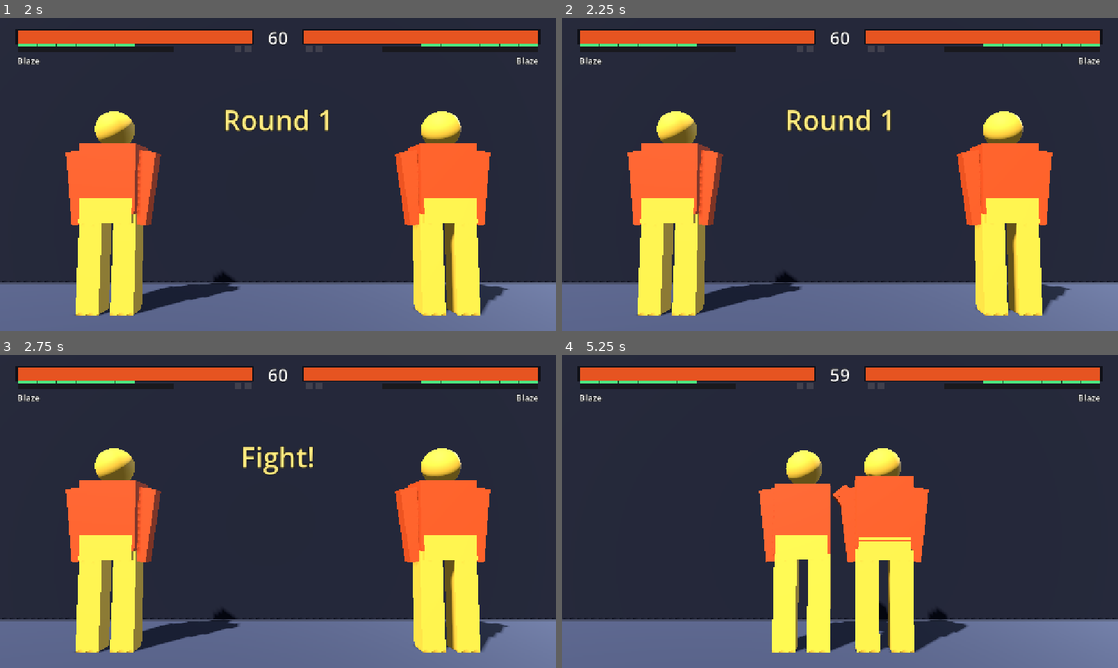
Above: before the commit, frames 1-4 (two rows, left to right).
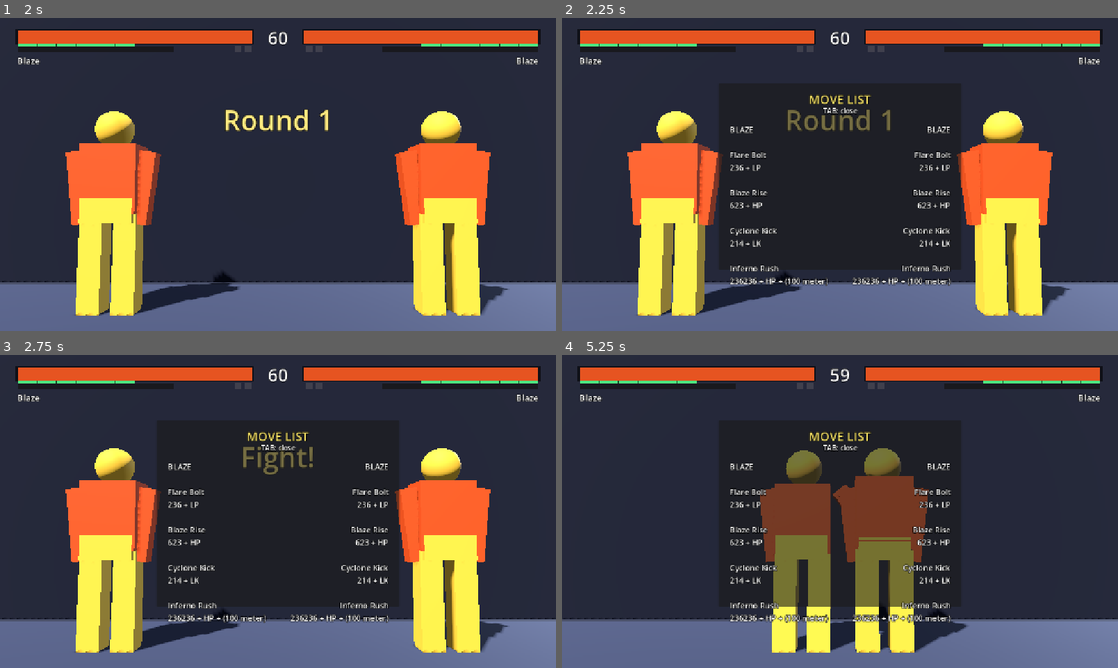
Above: after the commit, the same moments.

Repository: muji-wyh/FootisesGame3
Game: Godot game, scene res://scenes/Main.tscn
Two runs of this game, one before a commit and one after it. Both use one fixed random seed, a clock stepped at 60 frames per second and the inputs below. Sound files missing from this copy of the repository are replaced by a short silence.
Inputs (mouse positions are in pixels of both pictures, inside the frame that each line leads up to):
- Up to frame 1 (2 s): click "LOCAL 2-PLAYER" at 0.5 s; click "FIGHT!" at 1.25 s
- Up to frame 2 (2.25 s): tap Enter at 2 s; move the mouse to (962, 158) at 2.02 s; hold D from 2.03 s (still down); hold Tab (ui_move_list, bound only after the commit) from 2.03 s (still down); click (962, 158) at 2.17 s
- Up to frame 3 (2.75 s): keep holding D; keep holding Tab (ui_move_list, bound only after the commit)
- Up to frame 4 (5.25 s): release D at 2.75 s; release Tab (ui_move_list, bound only after the commit) at 2.75 s; drag from (728, 527) to (812, 574) at 2.77 s; move the mouse to (895, 442) at 3.52 s; hold D 3.53-4.25 s; hold Tab (ui_move_list, bound only after the commit) 3.53-4.25 s; click (895, 442) at 3.67 s; drag from (812, 574) to (673, 464) at 4.27 s; tap Space at 5 s; move the mouse to (1006, 558) at 5.02 s; hold A from 5.03 s (still down); hold Tab (ui_move_list, bound only after the commit) from 5.03 s (still down); tap O at 5.1 s; click (1006, 558) at 5.17 s

Frame 1 is identical in both runs. In frame 2, 3.0% of the frame differs, in the area x 28-72%, y 24-86%; in frame 3, 2.9%; in frame 4, 13%, in the area x 30-70%, y 24-86%.

Commit message:
feat: add move list and update Blaze clips
Co-authored-by: Copilot <223556219+Copilot@users.noreply.github.com>

Diff:
--- a/characters/blaze/blaze.gd
+++ b/characters/blaze/blaze.gd
@@ -14,13 +14,14 @@
 
 ## Per-normal animation clips (the shared CharacterKit supplies the frame data).
 const NORMAL_CLIPS := {
-	"st_lp": "KB_p_Jab_R_1", "st_mp": "KB_m_Uppercut_L", "st_hp": "KB_m_Overhand_R",
+	"st_lp": "KB_p_Jab_R_1", "st_mp": "KB_m_Uppercut_R", "st_hp": "KB_m_Overhand_R",
 	"st_lk": "KB_p_LowKick_R_1", "st_mk": "KB_m_MidKick_R", "st_hk": "KB_m_HighKickRound_R_1",
 	"cr_lp": "KB_crouch_p_Jab_L", "cr_mp": "KB_crouch_p_Jab_R", "cr_hp": "KB_crouch_p_Uppercut_R",
 	"cr_lk": "KB_crouch_p_LowKick_L", "cr_mk": "KB_crouch_p_LowKickRound_R", "cr_hk": "KB_crouch_p_LowKickRound_R",
 	"air_lp": "KB_JumpPunch", "air_mp": "KB_m_Hook_R", "air_hp": "KB_m_Overhand_R",
-	"air_lk": "KB_JumpKick", "air_mk": "KB_m_HighKickRound_R_1", "air_hk": "KB_AxeKick",
+	"air_lk": "KB_JumpKick", "air_mk": "KB_p_MidKickFront_L", "air_hk": "KB_p_HighKick_R_1",
 }
+const ST_HP_FRAME_DATA := {"startup": 9, "active": 4, "recovery": 18}
 
 static func build() -> CharacterData:
 	var c := CharacterData.new()
@@ -39,6 +40,10 @@
 	c.rig = _rig()
 
 	CharacterKit.add_standard_normals(c, 0.95, ["fireball", "uppercut", "hurricane", "super_inferno"], NORMAL_CLIPS)
+	var st_hp := c.get_move("st_hp")
+	st_hp.startup = ST_HP_FRAME_DATA["startup"]
+	st_hp.active = ST_HP_FRAME_DATA["active"]
+	st_hp.recovery = ST_HP_FRAME_DATA["recovery"]
 
 	c.add_move(CharacterKit.make_move({"id": "fireball", "display_name": "Flare Bolt", "kind": GameConst.MoveKind.SPECIAL,
 		"button": GameConst.Btn.LP, "motion": MotionParser.QCF, "startup": 11, "active": 2, "recovery": 24,
--- a/scripts/autoload/Game.gd
+++ b/scripts/autoload/Game.gd
@@ -16,6 +16,9 @@
 	_register_inputs()
 
 func _register_inputs() -> void:
+	if not InputMap.has_action("ui_move_list"):
+		InputMap.add_action("ui_move_list")
+		_add_key("ui_move_list", KEY_TAB)
 	# Single-player keyboard: left hand on WASD to move, right hand on U/I/O (punches) and
 	# J/K/L (kicks) for the six attacks. A gamepad on device 0 mirrors it.
 	_bind_player("p1",
--- a/scripts/match/MatchScene.gd
+++ b/scripts/match/MatchScene.gd
@@ -191,5 +191,8 @@
 	Game.last_winner_name = arena.fighters[winner_side].character.display_name
 
 func _unhandled_input(event: InputEvent) -> void:
+	if event.is_action_pressed("ui_move_list"):
+		hud.toggle_move_list()
+		return
 	if event.is_action_pressed("ui_cancel"):
 		Game.goto_scene("res://scenes/ui/MainMenu.tscn")
--- a/scripts/ui/HUD.gd
+++ b/scripts/ui/HUD.gd
@@ -13,39 +13,46 @@
 const MP_H := 12.0
 const DR_W := 270.0
 const DR_H := 6.0
+const MOVE_LIST_W := 560.0
+const MOVE_LIST_H := 430.0
 
 var _hp_fill := [null, null]
 var _mp_fill := [null, null]
 var _dr_fill := [null, null]
 var _pips := [[], []]
+var _root: Control
 var _banner: Label
 var _timer_label: Label
 var _counter_label: Label
+var _move_list_panel: Panel
+var _move_list_labels := [null, null]
 var _counter_timer: int = 0
 
 func build(p1: CharacterData, p2: CharacterData) -> void:
-	var root := Control.new()
-	root.set_anchors_preset(Control.PRESET_FULL_RECT)
-	root.mouse_filter = Control.MOUSE_FILTER_IGNORE
-	add_child(root)
-
-	_build_side(root, 0, p1, 40.0)
-	_build_side(root, 1, p2, BASE_W - 40.0 - HP_W)
-
-	_timer_label = _label(root, Vector2(BASE_W * 0.5 - 60.0, 18.0), Vector2(120.0, 50.0), 40)
+	_root = Control.new()
+	_root.set_anchors_preset(Control.PRESET_FULL_RECT)
+	_root.mouse_filter = Control.MOUSE_FILTER_IGNORE
+	add_child(_root)
+
+	_build_side(_root, 0, p1, 40.0)
+	_build_side(_root, 1, p2, BASE_W - 40.0 - HP_W)
+
+	_timer_label = _label(_root, Vector2(BASE_W * 0.5 - 60.0, 18.0), Vector2(120.0, 50.0), 40)
 	_timer_label.horizontal_alignment = HORIZONTAL_ALIGNMENT_CENTER
 	_timer_label.text = str(GameConst.ROUND_TIME_SECONDS)
 
-	_banner = _label(root, Vector2(BASE_W * 0.5 - 400.0, 190.0), Vector2(800.0, 90.0), 64)
+	_banner = _label(_root, Vector2(BASE_W * 0.5 - 400.0, 190.0), Vector2(800.0, 90.0), 64)
 	_banner.horizontal_alignment = HORIZONTAL_ALIGNMENT_CENTER
 	_banner.add_theme_color_override("font_color", Color(1, 0.92, 0.5))
 	_banner.text = ""
 
 	# Counter / Punish Counter call-out, shown briefly on a counter hit. Its own label and
 	# timer so it never clobbers (or is clobbered by) round announcements.
-	_counter_label = _label(root, Vector2(BASE_W * 0.5 - 350.0, 300.0), Vector2(700.0, 70.0), 52)
+	_counter_label = _label(_root, Vector2(BASE_W * 0.5 - 350.0, 300.0), Vector2(700.0, 70.0), 52)
 	_counter_label.horizontal_alignment = HORIZONTAL_ALIGNMENT_CENTER
 	_counter_label.text = ""
+
+	_build_move_list(p1, p2)
 
 func _build_side(root: Control, side: int, ch: CharacterData, x: float) -> void:
 	# Health bar.
@@ -144,6 +151,80 @@
 		_counter_timer -= 1
 		if _counter_timer == 0:
 			_counter_label.text = ""
+
+func toggle_move_list() -> void:
+	if _move_list_panel:
+		_move_list_panel.visible = not _move_list_panel.visible
+
+func is_move_list_visible() -> bool:
+	return _move_list_panel != null and _move_list_panel.visible
+
+func _build_move_list(p1: CharacterData, p2: CharacterData) -> void:
+	_move_list_panel = Panel.new()
+	_move_list_panel.position = Vector2(BASE_W * 0.5 - MOVE_LIST_W * 0.5, 150.0)
+	_move_list_panel.size = Vector2(MOVE_LIST_W, MOVE_LIST_H)
+	_move_list_panel.visible = false
+	_root.add_child(_move_list_panel)
+
+	var title := _label(_move_list_panel, Vector2(24, 18), Vector2(MOVE_LIST_W - 48.0, 34), 28)
+	title.text = "MOVE LIST"
+	title.horizontal_alignment = HORIZONTAL_ALIGNMENT_CENTER
+	title.add_theme_color_override("font_color", Color(0.98, 0.9, 0.4))
+
+	var hint := _label(_move_list_panel, Vector2(24, 52), Vector2(MOVE_LIST_W - 48.0, 24), 16)
+	hint.text = "TAB: close"
+	hint.horizontal_alignment = HORIZONTAL_ALIGNMENT_CENTER
+
+	var left := _label(_move_list_panel, Vector2(26, 94), Vector2(240, MOVE_LIST_H - 118.0), 18)
+	left.text = _move_list_text(p1)
+	var right := _label(_move_list_panel, Vector2(MOVE_LIST_W - 266.0, 94), Vector2(240, MOVE_LIST_H - 118.0), 18)
+	right.text = _move_list_text(p2)
+	right.horizontal_alignment = HORIZONTAL_ALIGNMENT_RIGHT
+	_move_list_labels[0] = left
+	_move_list_labels[1] = right
+
+func _move_list_text(ch: CharacterData) -> String:
+	var lines := [ch.display_name.to_upper(), ""]
+	for m in ch.specials:
+		lines.append("%s" % m.display_name)
+		lines.append("%s" % _input_text(m))
+		lines.append("")
+	for m in ch.supers:
+		lines.append("%s" % m.display_name)
+		lines.append("%s" % _input_text(m))
+		lines.append("")
+	return "\n".join(lines).strip_edges()
+
+func _input_text(m: MoveData) -> String:
+	var parts := []
+	if not m.motion.is_empty():
+		parts.append(_motion_text(m.motion))
+	parts.append(_button_text(m.button))
+	if m.meter_cost > 0:
+		parts.append("(%d meter)" % m.meter_cost)
+	return " + ".join(parts)
+
+func _motion_text(seq: Array[int]) -> String:
+	var digits := ""
+	for d in seq:
+		digits += str(d)
+	return digits
+
+func _button_text(button: int) -> String:
+	match button:
+		GameConst.Btn.LP:
+			return "LP"
+		GameConst.Btn.MP:
+			return "MP"
+		GameConst.Btn.HP:
+			return "HP"
+		GameConst.Btn.LK:
+			return "LK"
+		GameConst.Btn.MK:
+			return "MK"
+		GameConst.Btn.HK:
+			return "HK"
+	return "BTN"
 
 # --- factory ---------------------------------------------------------------
 
--- a/tools/run_tests.gd
+++ b/tools/run_tests.gd
@@ -83,6 +83,7 @@
 	_test_timeout_draw()
 	_test_cpu_ai()
 	_test_blaze_roster()
+	_test_move_list_overlay()
 	_test_multihit()
 	_test_move_sfx()
 	_test_animated_rig()
@@ -452,6 +453,22 @@
 	_check("blaze has 1 super", b.supers.size() == 1)
 	_check("blaze hurricane uses QCB", b.get_move("hurricane") != null and b.get_move("hurricane").motion == MotionParser.QCB)
 
+func _test_move_list_overlay() -> void:
+	print("[move list overlay]")
+	var hud := HUD.new()
+	root.add_child(hud)
+	var blaze := CharacterLibrary.create("blaze")
+	hud.build(blaze, blaze)
+	_check("move list hidden by default", not hud.is_move_list_visible())
+	hud.toggle_move_list()
+	_check("move list opens on toggle", hud.is_move_list_visible())
+	var left: Label = hud._move_list_labels[0]
+	_check("move list shows uppercut entry", left.text.contains("Blaze Rise"))
+	_check("move list shows motion input text", left.text.contains("623 + HP"))
+	hud.toggle_move_list()
+	_check("move list closes on second toggle", not hud.is_move_list_visible())
+	hud.queue_free()
+
 func _test_multihit() -> void:
 	print("[multi-hit]")
 	var ctx := _build("blaze", "blaze")
@@ -494,9 +511,10 @@
 	_check("animated rig built ok", arig.ok)
 	_check("grafted idle clip", arig._player != null and arig._player.has_animation("kb/KB_Idle_1"))
 	_check("grafted jab clip", arig._player != null and arig._player.has_animation("kb/KB_p_Jab_R_1"))
+	_check("grafted stand MP clip", arig._player != null and arig._player.has_animation("kb/KB_m_Uppercut_R"))
 	_check("grafted super clip", arig._player != null and arig._player.has_animation("kb/KB_Superpunch"))
 	# Air-attack clips must be grafted so the move animations are visible (not a fallback).
-	for clip in ["KB_JumpPunch", "KB_m_Hook_R", "KB_m_Overhand_R", "KB_JumpKick", "KB_m_HighKickRound_R_1", "KB_AxeKick"]:
+	for clip in ["KB_JumpPunch", "KB_m_Hook_R", "KB_m_Overhand_R", "KB_JumpKick", "KB_p_MidKickFront_L", "KB_p_HighKick_R_1"]:
 		_check("grafted air clip " + clip, arig._player.has_animation("kb/" + clip))
 	for clip in ["KB_Hit_p_MidFront_Weak", "KB_Hit_m_MidFront_Med", "KB_Hit_m_HighFront_Stagger"]:
 		_check("grafted hit clip " + clip, arig._player.has_animation("kb/" + clip))
